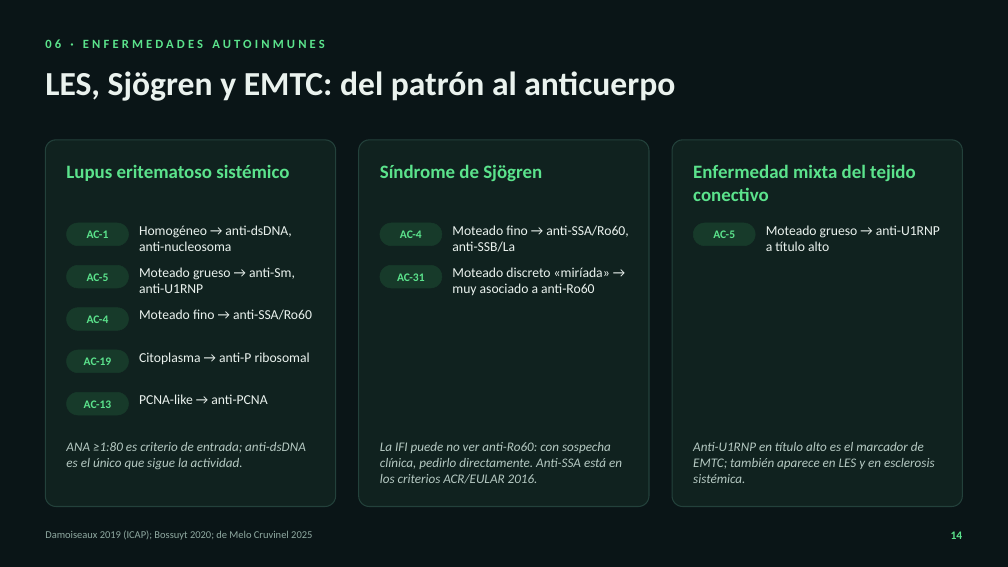
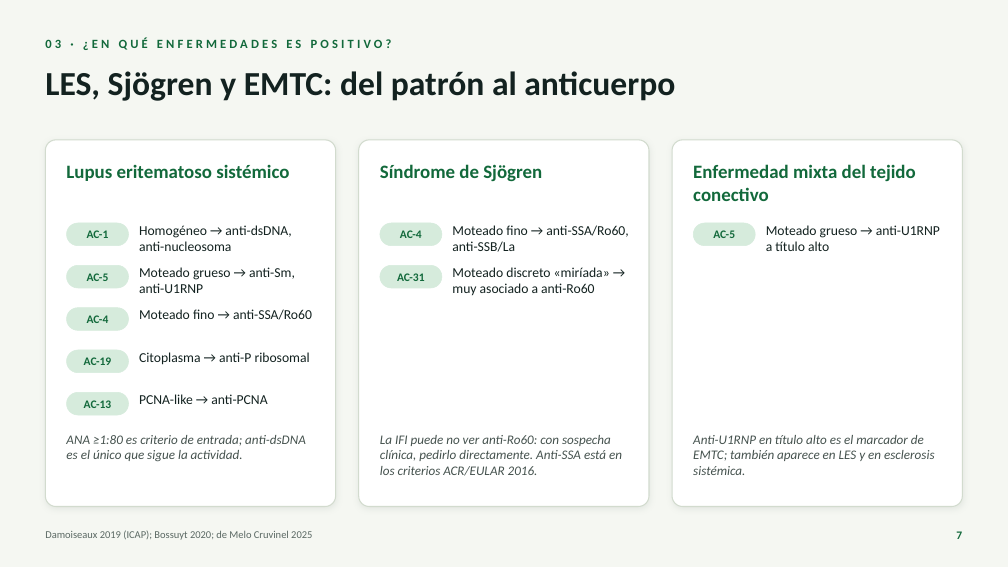
Before and after one commit to nestor120512/nes, a slide deck: slide 7 of ANA_para_el_internista.pptx (slide 14 before the commit). Drawn at 1008x567 pixels with LibreOffice and Linux fonts; fonts in the diff are those of the drawing. Boxes give left, top, right and bottom in pixels: in the first picture for what was removed or moved away, otherwise in the second. Text is boxed around its words. In the diff, an @@ line names an element or a change of style, - is before the commit and + after.

```diff
--- a/ANA_para_el_internista.pptx
+++ b/ANA_para_el_internista.pptx
@@ background #0A1517 to #F5F7F2 @@
@@ text at (x1=45, y1=38, x2=392, y2=50): text changed; text colour #5BE38C to #12693B @@
-06 · ENFERMEDADES AUTOINMUNES
+03 · ¿EN QUÉ ENFERMEDADES ES POSITIVO?
@@ fill #10221F to #FFFFFF; outline #23413B 1 pt to #D2DBCE 1 pt; shadow on in 3 elements at (x1=359, y1=140, x2=650, y2=507), (x1=672, y1=140, x2=963, y2=507), (x1=45, y1=140, x2=336, y2=507) @@
@@ text colour #5BE38C to #12693B in 3 elements at (x1=66, y1=165, x2=289, y2=181), (x1=380, y1=164, x2=542, y2=182), (x1=693, y1=164, x2=916, y2=201) @@
@@ text colour #5BE38C to #12693B; fill #173A2A to #D6EBDC; outline #173A2A 0.5 pt to #D6EBDC 0.5 pt in 8 elements at (x1=67, y1=223, x2=129, y2=246), (x1=67, y1=265, x2=129, y2=288), (x1=67, y1=308, x2=129, y2=330), (x1=67, y1=350, x2=129, y2=373), (x1=67, y1=392, x2=129, y2=415), (x1=380, y1=223, x2=442, y2=246), (x1=380, y1=265, x2=442, y2=288), (x1=693, y1=223, x2=755, y2=246) @@
@@ text colour #EAF2EE to #132220 in 9 elements at (x1=45, y1=71, x2=675, y2=101), (x1=139, y1=225, x2=291, y2=251), (x1=139, y1=267, x2=295, y2=293), (x1=139, y1=309, x2=312, y2=320), (x1=139, y1=352, x2=310, y2=365), (x1=139, y1=394, x2=267, y2=404), (x1=452, y1=225, x2=628, y2=252), (x1=452, y1=267, x2=610, y2=295), (x1=766, y1=225, x2=940, y2=251) @@
@@ text "ANA ≥1:80 es criterio de ..." moved from (x1=66, y1=442, x2=306, y2=469) to (x1=66, y1=435, x2=306, y2=462) @@
@@ text "La IFI puede no ver ..." moved from (x1=380, y1=442, x2=622, y2=484) to (x1=380, y1=435, x2=622, y2=476) @@
@@ text colour #B5C9C2 to #45524E in 3 elements at (x1=66, y1=435, x2=306, y2=462), (x1=380, y1=435, x2=622, y2=476), (x1=693, y1=435, x2=934, y2=475) @@
@@ text "Anti-U1RNP en título alto es ..." moved from (x1=693, y1=442, x2=934, y2=483) to (x1=693, y1=435, x2=934, y2=475) @@
@@ text "Damoiseaux 2019 (ICAP); Bossuyt 2020; ..." at (x1=45, y1=530, x2=312, y2=540): text colour #8FA9A1 to #5B6964 @@
@@ page number at (x1=956, y1=531, x2=962, y2=539): text changed; text colour #5BE38C to #12693B @@
-14
+7
```
Also in this commit, not shown: 26 other slides changed, 1 slide added.
